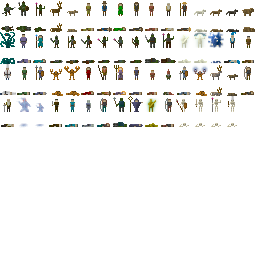
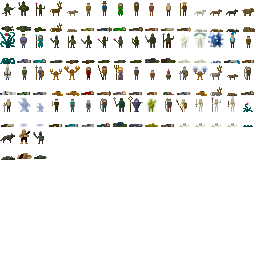
Layers edited between the first and the second 256px x 256px image:
painted on "Background" over [0, 32, 253, 160]
